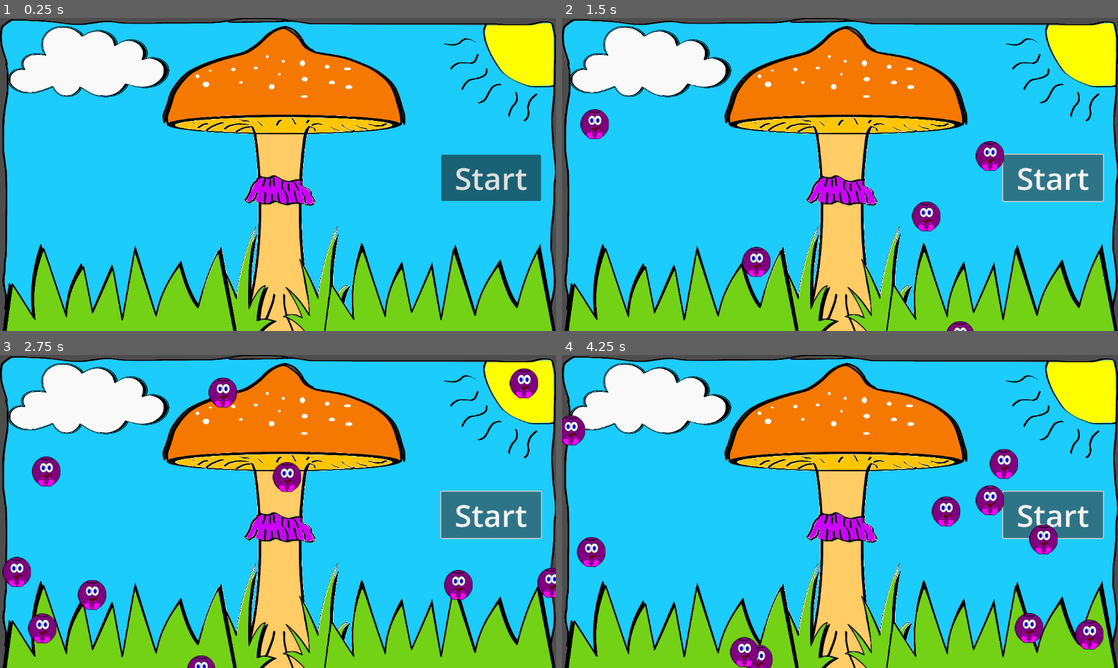
Above: before the commit, frames 1-4 (two rows, left to right).
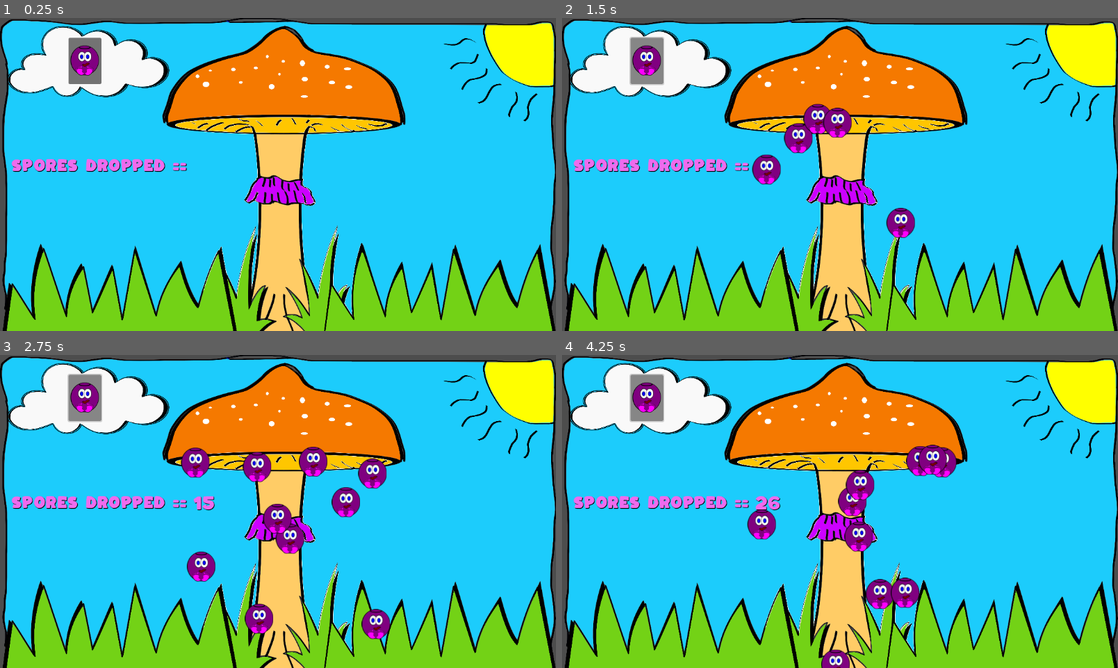
Above: after the commit, the same moments.

Repository: andrewdoesit/Spore-It
Game: Godot game, scene res://Levels/sunny_day.tscn
Same seed, same stepped clock (60 frames per second), same inputs: the game is played once before the commit and once after it.
Inputs (mouse positions are in pixels of both pictures, inside the frame that each line leads up to; where the layout moved, square brackets give the same spot in the first picture):
- Up to frame 1 (0.25 s): no input
- Up to frame 2 (1.5 s): click (645, 61) [1051, 177] at 0.5 s; click (645, 61) [1051, 177] at 1.25 s
- Up to frame 3 (2.75 s): hold Up (up) from 2.03 s (still down); hold Left (stop) from 2.03 s (still down)
- Up to frame 4 (4.25 s): release Up (up) at 2.78 s; release Left (stop) at 2.78 s; hold Down (down) 2.78-3.53 s; tap Left (stop) at 2.85 s; hold Up (up) from 3.53 s (still down); hold Left (stop) from 3.53 s (still down)

The runs differ from the first frame. In frame 1, 4.5% of the frame differs, in the area x 2-98%, y 6-59%; in frame 2, 8.4%; in frame 3, 13%, in the area x 0-100%, y 4-100%; in frame 4, 12%.

Commit message:
Day Two Finished

Diff:
--- a/sporeit/Characters/Components/PlayerMovementComponent.gd
+++ b/sporeit/Characters/Components/PlayerMovementComponent.gd
@@ -6,6 +6,10 @@
 @export var character : CharacterBody2D
 @export var vertical_speed : float = 300
 @export var forward_speed : float = 50
+
+#TODO: use this for the user input it might make our animations easier
+func _input(event: InputEvent) -> void:
+	pass
 
 # NOTE: Having Velocity has a physics effect
 # If you change to position it will give it a different effect
--- a/sporeit/Characters/Items/dropping_spore.gd
+++ b/sporeit/Characters/Items/dropping_spore.gd
@@ -4,4 +4,3 @@
 
 func _on_visible_on_screen_notifier_2d_screen_exited() -> void:
 	queue_free()
-	print("peace")
--- /dev/null
+++ b/sporeit/Levels/Menus/easter_egg_ui.tscn
@@ -0,0 +1,53 @@
+[gd_scene load_steps=2 format=3 uid="uid://dtflawulpw15v"]
+
+[ext_resource type="FontFile" uid="uid://c8erb0048qeim" path="res://Art/Fonts/Kaph-Regular.otf" id="1_gwf50"]
+
+[node name="EasterEggUI" type="Control"]
+layout_mode = 3
+anchor_top = -0.012
+anchor_bottom = -0.012
+offset_top = 7.776
+offset_bottom = 7.776
+grow_horizontal = 2
+grow_vertical = 2
+metadata/_edit_use_anchors_ = true
+
+[node name="Label" type="Label" parent="."]
+layout_mode = 0
+offset_right = 40.0
+offset_bottom = 23.0
+theme_override_colors/font_color = Color(0.937255, 0.419608, 0.929412, 1)
+theme_override_colors/font_shadow_color = Color(0, 0, 0, 1)
+theme_override_fonts/font = ExtResource("1_gwf50")
+theme_override_font_sizes/font_size = 25
+text = "SPORES TO SPAWN =="
+
+[node name="Label2" type="Label" parent="."]
+layout_mode = 0
+offset_left = 8.0
+offset_top = 56.0
+offset_right = 360.0
+offset_bottom = 98.0
+theme_override_colors/font_color = Color(0.937255, 0.419608, 0.929412, 1)
+theme_override_colors/font_shadow_color = Color(0, 0, 0, 1)
+theme_override_fonts/font = ExtResource("1_gwf50")
+theme_override_font_sizes/font_size = 25
+text = "SPAWN TIMER  =="
+
+[node name="LineEdit" type="LineEdit" parent="."]
+layout_mode = 0
+offset_left = 296.0
+offset_top = 48.0
+offset_right = 448.0
+offset_bottom = 87.0
+theme_override_colors/font_color = Color(0, 0.756863, 0, 1)
+theme_override_fonts/font = ExtResource("1_gwf50")
+
+[node name="LineEdit2" type="LineEdit" parent="."]
+layout_mode = 0
+offset_left = 360.0
+offset_right = 448.0
+offset_bottom = 40.0
+theme_override_colors/font_color = Color(0, 0.756863, 0, 1)
+theme_override_fonts/font = ExtResource("1_gwf50")
+placeholder_text = "ENTER"
--- a/sporeit/Levels/sunny_day.gd
+++ b/sporeit/Levels/sunny_day.gd
@@ -1,24 +1,34 @@
 extends Node2D
 
 @onready var spore_scene = preload("res://Characters/Items/dropping_spore.tscn")
+# TODO: Hide this code maybe or Find some wierd way of turning it to true
+# When true we will run the spawn 10k function with variables of user input
+var easter_egg_enabled : bool = false
 var count = 0
 
+
+# NOTE: Works great with the timer with out it crashes
 func spawn_ten_thousand():
 	for i in range(10000):
 		count += 1
 		spawn_spore()
-		print(count)
+		$SporeCount.text = str(count)
 		await get_tree().create_timer(0.25).timeout
+
 
 func spawn_spore() -> void:
 	var spore = spore_scene.instantiate()
 	add_child(spore)
 	spore.position = get_random_spawn_point()
 
-#TODO: Use the mouse to get global positons for our X and Y axis
+
+#NOTE: No higher than 200 Y axis
+# NOTE NO lower than 240 Y axis
+# NOTE: No lower than 352
+# NOTE: NO Higher than 824
 func get_random_spawn_point() -> Vector2:
-	var random_x_position = randi_range(0, 1152)
-	var random_y_position = randi_range(0, 648)
+	var random_x_position = randi_range(352, 824)
+	var random_y_position = randi_range(200, 240)
 	var pos = Vector2(random_x_position, random_y_position)
 	return pos
 
--- a/sporeit/Levels/sunny_day.tscn
+++ b/sporeit/Levels/sunny_day.tscn
@@ -1,11 +1,9 @@
-[gd_scene load_steps=4 format=3 uid="uid://djs5eg213ud6m"]
+[gd_scene load_steps=5 format=3 uid="uid://djs5eg213ud6m"]
 
 [ext_resource type="Script" path="res://Levels/sunny_day.gd" id="1_257jo"]
 [ext_resource type="Texture2D" uid="uid://qmbejfucftp3" path="res://Art/Background/mushroomScreen.png" id="1_wh026"]
-
-[sub_resource type="CapsuleShape2D" id="CapsuleShape2D_7bd1m"]
-radius = 17.9999
-height = 445.989
+[ext_resource type="FontFile" uid="uid://c8erb0048qeim" path="res://Art/Fonts/Kaph-Regular.otf" id="3_pwj1d"]
+[ext_resource type="Texture2D" uid="uid://vb78fve0ywp8" path="res://Art/Items/sporeitem_64.png" id="4_ojduc"]
 
 [node name="SunnyDay" type="Node2D"]
 script = ExtResource("1_257jo")
@@ -16,19 +14,44 @@
 texture = ExtResource("1_wh026")
 expand_mode = 1
 
-[node name="Area2D" type="Area2D" parent="."]
+[node name="Start" type="Button" parent="."]
+offset_left = 142.0
+offset_top = 41.0
+offset_right = 210.0
+offset_bottom = 137.0
+theme_override_colors/font_outline_color = Color(0, 0, 0, 1)
+theme_override_fonts/font = ExtResource("3_pwj1d")
+theme_override_font_sizes/font_size = 36
+icon = ExtResource("4_ojduc")
 
-[node name="CollisionShape2D" type="CollisionShape2D" parent="Area2D"]
-position = Vector2(586, 219)
-rotation = 1.57312
-shape = SubResource("CapsuleShape2D_7bd1m")
+[node name="SporeCounterLabel" type="Label" parent="."]
+offset_left = 23.0
+offset_top = 289.0
+offset_right = 396.0
+offset_bottom = 330.0
+theme_override_colors/font_color = Color(0.937255, 0.419608, 0.929412, 1)
+theme_override_colors/font_shadow_color = Color(0, 0, 0, 1)
+theme_override_fonts/font = ExtResource("3_pwj1d")
+theme_override_font_sizes/font_size = 28
+text = "SPORES DROPPED =="
 
-[node name="Start" type="Button" parent="."]
-offset_left = 914.0
-offset_top = 283.0
-offset_right = 1121.0
-offset_bottom = 379.0
-theme_override_font_sizes/font_size = 64
-text = "Start"
+[node name="SporeCount" type="Label" parent="."]
+anchors_preset = 6
+anchor_left = 1.0
+anchor_top = 0.5
+anchor_right = 1.0
+anchor_bottom = 0.5
+offset_left = 400.0
+offset_top = 290.0
+offset_right = 542.0
+offset_bottom = 326.0
+grow_horizontal = 0
+grow_vertical = 2
+size_flags_horizontal = 4
+theme_override_colors/font_color = Color(0.937255, 0.419608, 0.929412, 1)
+theme_override_colors/font_shadow_color = Color(0, 0, 0, 1)
+theme_override_fonts/font = ExtResource("3_pwj1d")
+theme_override_font_sizes/font_size = 30
+metadata/_edit_use_anchors_ = true
 
 [connection signal="pressed" from="Start" to="." method="_on_start_pressed"]
